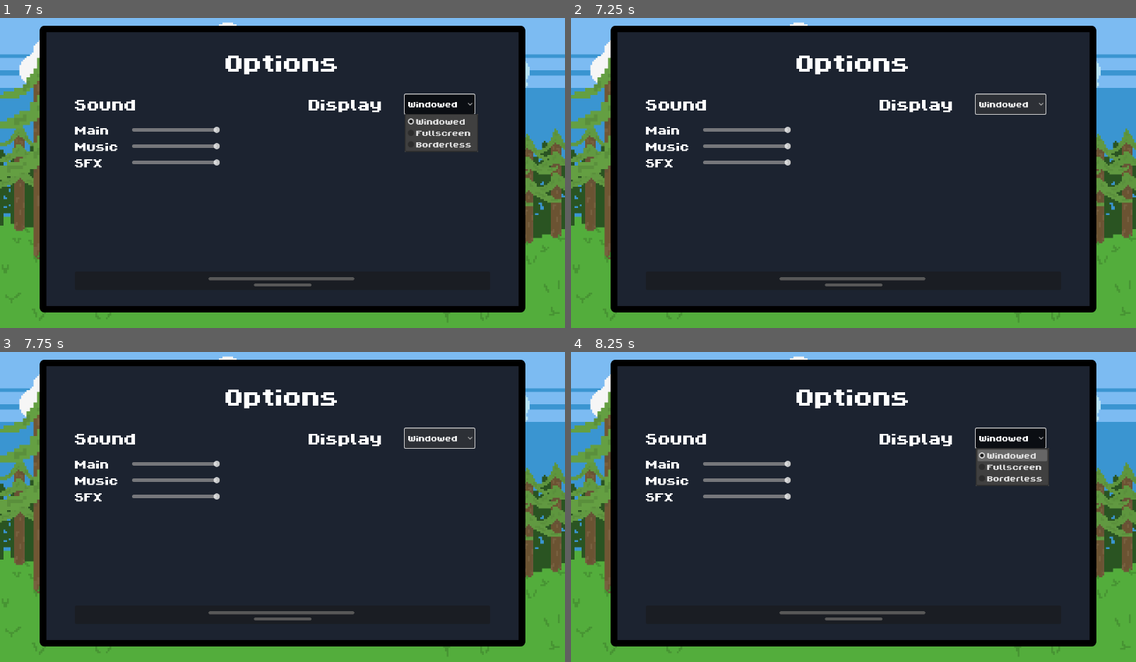
Above: before the commit, frames 1-4 (two rows, left to right).
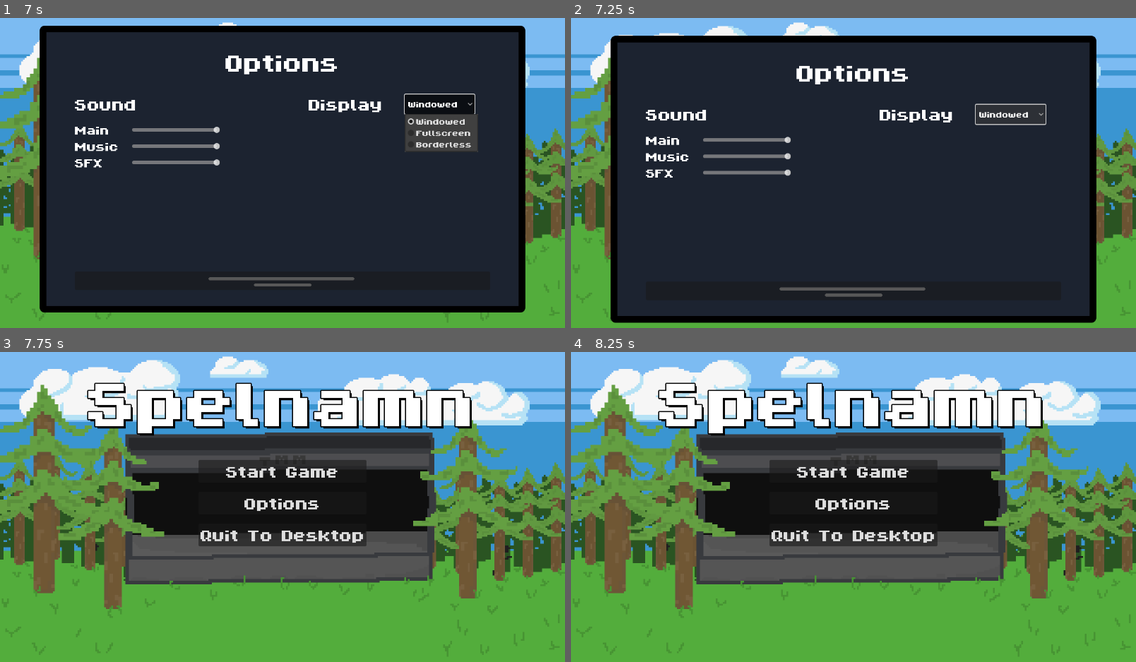
Above: after the commit, the same moments.

Repository: Goldstar32/TMMGame
Game: Godot game, scene res://Scenes/Menus/main_menu.tscn
Same seed, same stepped clock (60 frames per second), same inputs: the game is played once before the commit and once after it.
Inputs:
- Up to frame 1 (7 s): click "Options" at 0.5 s; click "Start Game" at 1.25 s; click "Start Game" at 2 s; click "Windowed" at 2.75 s; tap Enter at 3.5, 5, 6.5 s; hold D (right) 3.53-4.28 s; tap Space at 4.25, 5.75 s; hold S (down) 4.28-5.03 s; hold D (right) 5.03-5.78 s; hold W (up) 5.78-6.53 s; hold A (left) from 6.53 s (still down)
- Up to frame 2 (7.25 s): keep holding A (left); tap Escape (pause) at 7.15 s
- Up to frame 3 (7.75 s): keep holding A (left)
- Up to frame 4 (8.25 s): tap Space at 8 s; release A (left) at 8.03 s; hold S (down) from 8.03 s (still down)

Frame 1 is identical in both runs. In frame 2, 14% of the frame differs, in the area x 7-93%, y 2-99%; in frame 3, 75%; in frame 4, 75%, in the area x 7-93%, y 2-95%.

Commit message:
Options menu in MenuHandler now

Diff:
--- a/Scenes/Menus/pause_menu.gd
+++ b/Scenes/Menus/pause_menu.gd
@@ -11,18 +11,17 @@
 	$SFX.stream = click_sound
 	$SFX.play()
 
-	GameManager.unpause()
+	MenuHandler.unpause()
 
 func _on_options_button_up():
 	$SFX.stream = click_sound
 	$SFX.play()
 
-	var options = preload("res://Scenes/Menus/options_menu.tscn").instantiate()
-	add_child(options)
+	MenuHandler.add_options()
 
 func _on_quit_to_main_button_up():
 	get_tree().paused = false
-	GameManager.pause_menu_instance = null
+	MenuHandler.pause_menu_instance = null
 
 	$SFX.stream = click_sound
 	$SFX.play()
@@ -35,4 +34,4 @@
 	$SFX.stream = click_sound
 	$SFX.play()
 
-	GameManager.unpause()
+	MenuHandler.unpause()
--- a/Scenes/Testing/test_level.gd
+++ b/Scenes/Testing/test_level.gd
@@ -3,7 +3,7 @@
 
 # Called when the node enters the scene tree for the first time.
 func _ready():
-	GameManager.set_cam($TileMap/Player/Camera2D)
+	MenuHandler.set_cam($TileMap/Player/Camera2D)
 
 
 # Called every frame. 'delta' is the elapsed time since the previous frame.
--- a/Scripts/AutoLoad/game_manager.gd
+++ b/Scripts/AutoLoad/menu_handler.gd
@@ -2,11 +2,16 @@
 
 @onready var pause_menu = preload("res://Scenes/Menus/pause_menu.tscn")
 var pause_menu_instance : Control
+var menu_tablet : Control
+
+@onready var options_menu = preload("res://Scenes/Menus/options_menu.tscn")
+var options_menu_instance : Control
+var options_tablet : Control
 
 var pausable = true
 var cam : Camera2D
+
 var screen_size
-var menu_tablet : Control
 var tween : Tween
 var anabled = true
 
@@ -14,18 +19,23 @@
 	process_mode = Node.PROCESS_MODE_ALWAYS
 
 func _input(event : InputEvent):
-	if event.is_action_released("pause") and pausable:
-		if anabled:
-			anabled = false
+	if event.is_action_released("pause"):
+		if pausable:
+			if anabled:
+				anabled = false
 
-			if !pause_menu_instance:
-				pause_menu_instance = pause_menu.instantiate()
-				menu_tablet = pause_menu_instance.find_child("MenuPanel")
-			if get_tree().paused:
-				unpause()
-			else:
-				pause()
-
+				if !pause_menu_instance:
+					pause_menu_instance = pause_menu.instantiate()
+					menu_tablet = pause_menu_instance.find_child("MenuPanel")
+				if get_tree().paused:
+					if options_menu_instance:
+						remove_options()
+					else:
+						unpause()
+				else:
+					pause()
+		elif options_menu_instance:
+			remove_options()
 func pause():
 	get_tree().paused = true
 	update_screen_size()
@@ -52,7 +62,29 @@
 	pause_menu_instance = null
 	get_tree().paused = false
 
+func add_options():
+	update_screen_size()
 
+	if !options_menu_instance:
+			options_menu_instance = options_menu.instantiate()
+			options_tablet = options_menu_instance.find_child("MenuPanel")
+
+	if pausable:
+		pause_menu_instance.add_child(options_menu_instance)
+	else:
+		get_tree().root.add_child(options_menu_instance)
+		options_animate("in")
+	anabled = true
+func remove_options():
+	update_screen_size()
+
+	if !pausable:
+		options_animate("out")
+		await get_tree().create_timer(0.5).timeout
+	options_menu_instance.queue_free()
+	options_menu_instance = null
+
+	anabled = true
 func set_cam(camera : Camera2D):
 	cam = camera
 func set_pausable(paus : bool):
@@ -87,6 +119,19 @@
 		tween.tween_property(menu_tablet, "position", Vector2(x_pos, -y_pos), 0.5)
 	await tween.finished
 	anabled = true
+func options_animate(direction):
+	var x_pos = screen_size[0]/2 - options_tablet.size[0]/2
+	var y_pos = screen_size[1]/2 - options_tablet.size[1]/2
+
+	if tween:
+		tween.kill()
+	tween = options_menu_instance.create_tween()
+	if direction == "in":
+		options_tablet.set_position(Vector2(x_pos, screen_size[1]))
+		tween.tween_property(options_tablet, "position", Vector2(x_pos, y_pos), 0.5)
+	if direction == "out":
+		tween.tween_property(options_tablet, "position", Vector2(x_pos, screen_size[1]), 0.5)
+
 # Available function everywhere to get current screen size
 func update_screen_size():
 	screen_size = get_viewport().get_visible_rect().size
--- a/Scripts/Menus/main_menu.gd
+++ b/Scripts/Menus/main_menu.gd
@@ -3,12 +3,12 @@
 
 # Called when the node enters the scene tree for the first time.
 func _ready():
-	GameManager.set_pausable(false)
+	MenuHandler.set_pausable(false)
 	pass
 # Called when a notification is sent ex. predelete, before exiting the scene
 func _notification(what):
 	if what == NOTIFICATION_PREDELETE:
-		GameManager.set_pausable(true)
+		MenuHandler.set_pausable(true)
 	pass
 
 # Called every frame. 'delta' is the elapsed time since the previous frame.
@@ -39,6 +39,4 @@
 	$SFX.play()
 
 	# Adds the options scene to main menu scene
-	var options = preload("res://Scenes/Menus/options_menu.tscn").instantiate()
-	options.menu_from_main_menu()
-	get_tree().get_root().add_child(options)
+	MenuHandler.add_options()
--- a/Scripts/Menus/options_menu.gd
+++ b/Scripts/Menus/options_menu.gd
@@ -1,6 +1,4 @@
 extends Control
-@onready var options_menu = $"."
-@onready var menu_panel = $MenuPanel
 
 # Sound effects
 @onready var click_sound = preload("res://Assets/SFX/spacebar-click-keyboard-199448.mp3")
@@ -10,10 +8,6 @@
 @onready var sfx_bus = AudioServer.get_bus_index("SFX")
 @onready var music_bus = AudioServer.get_bus_index("Music")
 
-
-var screen_size
-# Where is the menu adding call coming from
-var from_main_menu = false
 # Maximized or windowed
 var windowed
 
@@ -31,24 +25,19 @@
 	var window_mode = window_mode_to_int()
 	mode_option_button.select(window_mode)
 
-	screen_size = GameManager.update_screen_size()
-	if from_main_menu:
-		pull_up_animation("in")
 
 # Called every frame. 'delta' is the elapsed time since the previous frame.
 func _process(delta):
-	screen_size = GameManager.update_screen_size()
+	pass
 
 func _on_button_button_up():
-	if from_main_menu:
+	if get_parent() == get_tree().root:
 		$SFX.stream = click_sound
 		$SFX.play()
-		pull_up_animation("out")
-		await get_tree().create_timer(0.5).timeout
 	else:
 		$".."/SFX.stream = click_sound
 		$".."/SFX.play()
-	options_menu.queue_free()
+	MenuHandler.remove_options()
 # Changes the display mode
 func _on_option_button_item_selected(index):
 	$SFX.stream = click_sound
@@ -85,22 +74,6 @@
 	$SFX.stream = click_sound
 	$SFX.play()
 
-
-func menu_from_main_menu():
-	from_main_menu = true
-
-# Makes a tween based on the screen size
-func pull_up_animation(direction):
-	var posX = screen_size[0]/2 - menu_panel.size[0]/2
-	var posY = screen_size[1]/2 - menu_panel.size[1]/2
-
-	var tween = get_tree().create_tween()
-	if direction == "in":
-		menu_panel.set_position(Vector2(posX, screen_size[1]))
-		tween.tween_property(menu_panel, "position", Vector2(posX, posY), 0.5)
-	if direction == "out":
-		tween.tween_property(menu_panel, "position", Vector2(posX, screen_size[1]), 0.5)
-
 # Pulls the current display mode and returning an index for options button
 func window_mode_to_int():
 	var mode = DisplayServer.window_get_mode()
--- a/project.godot
+++ b/project.godot
@@ -18,7 +18,7 @@
 
 [autoload]
 
-GameManager="*res://Scripts/AutoLoad/game_manager.gd"
+MenuHandler="*res://Scripts/AutoLoad/menu_handler.gd"
 
 [display]
 
